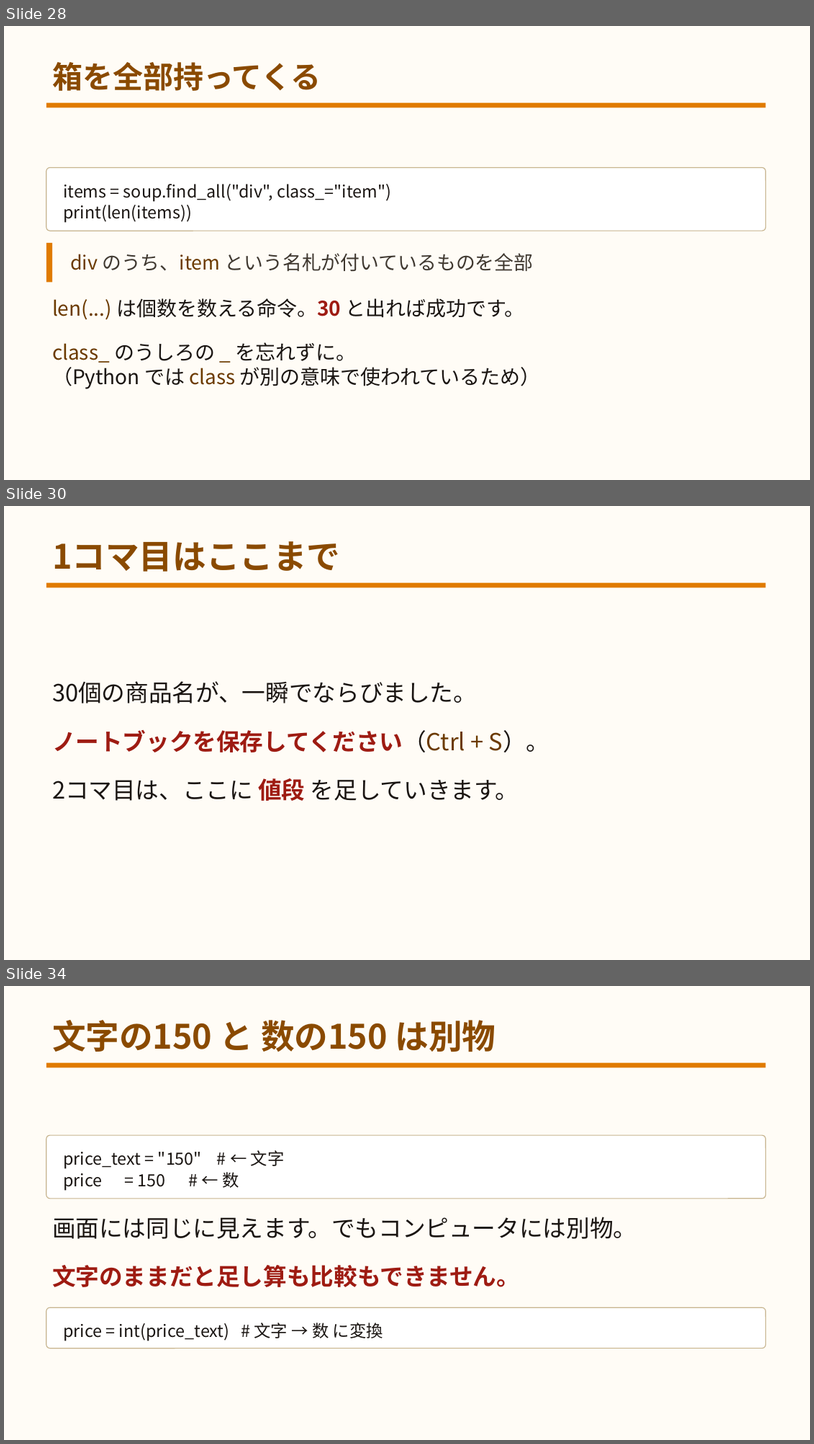
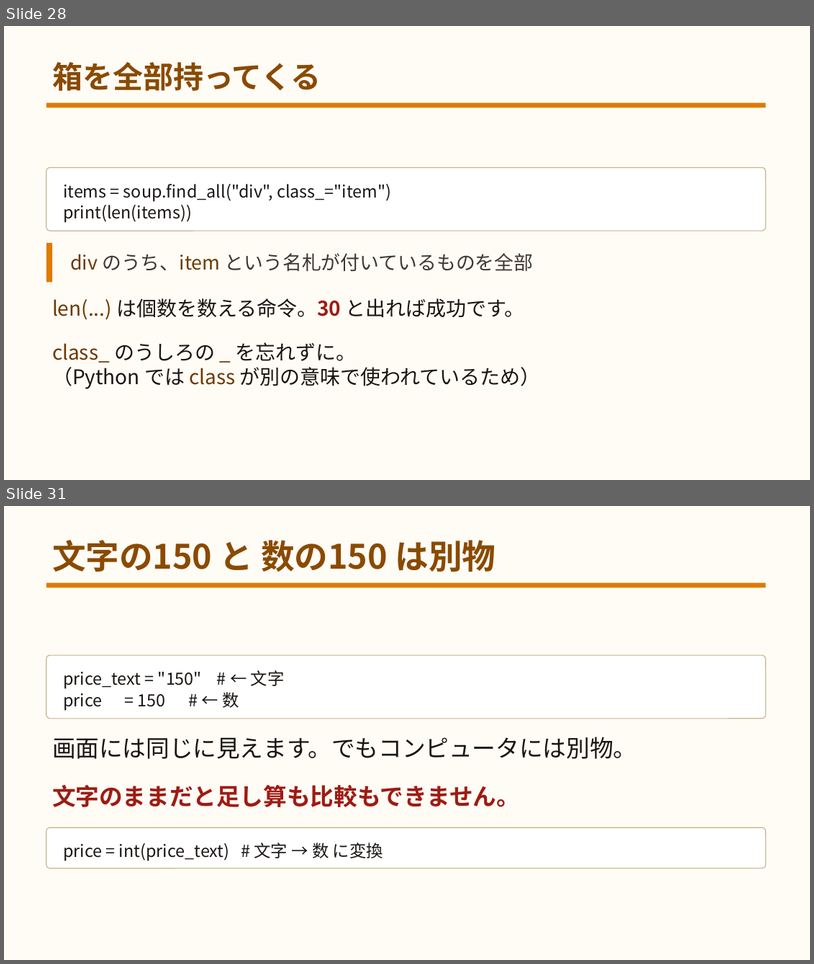
Before and after one commit to yuracode/isshop, a slide deck: docs/slides.pptx. Shown one above the other, each under a label of ours: slides 28, 30 and 34 before the commit, slides 28 and 31 after it; the slides between them are not shown. The pictures are 814x1444 and 814x964 pixels, drawn with LibreOffice and Linux fonts; fonts in the diff are those of the drawing. Boxes give left, top, right and bottom in pixels: in the first picture for what was removed or moved away, otherwise in the second. Text is boxed around its words. In the diff, an @@ line names an element or a change of style, - is before the commit and + after.

```diff
--- a/docs/slides.pptx
+++ b/docs/slides.pptx
@@ slide 30 removed at bbox=[4, 506, 810, 960], background #FFFCF6 @@
@@ text removed at bbox=[52, 541, 340, 572] @@
-1コマ目はここまで
@@ rectangle removed at bbox=[46, 583, 766, 587] @@
@@ text removed at bbox=[52, 681, 477, 703] @@
-30個の商品名が、一瞬でならびました。
@@ text removed at bbox=[52, 730, 550, 752] @@
-ノートブックを保存してください（Ctrl + S）。
@@ text removed at bbox=[52, 778, 519, 800] @@
-2コマ目は、ここに 値段 を足していきます。
@@ what was slide 34 is now slide 31 @@
```
Also in this commit, not shown: 2 slides changed, 2 other slides removed, 9 other files.
